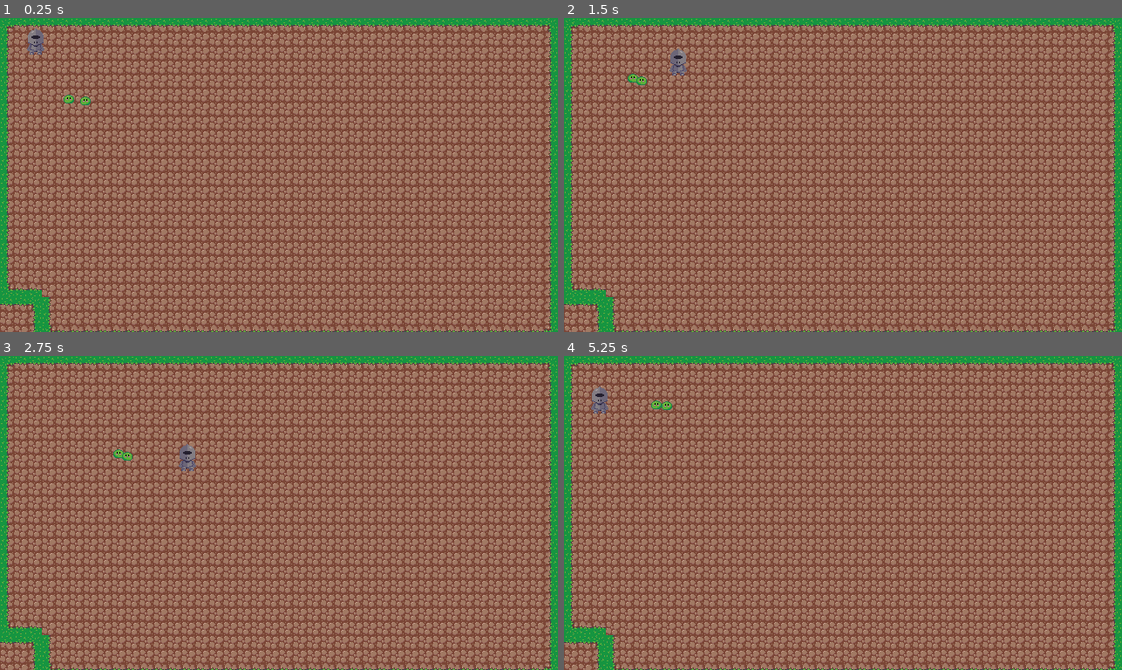
Above: before the commit, frames 1-4 (two rows, left to right).
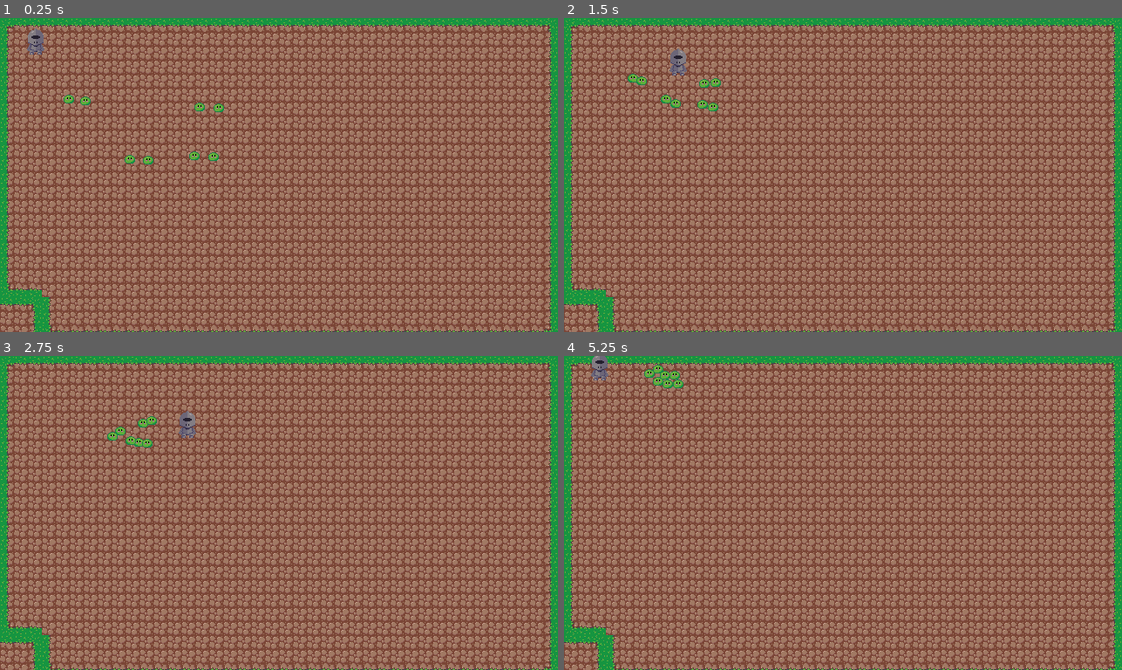
Above: after the commit, the same moments.

Repository: ClangClangBoom/slime-siege-prototype
Game: Godot game, scene res://scenes/levels/main.tscn
The game is run twice, just before and just after one commit, with the same random seed, the same clock (stepped at 60 frames per second) and the same inputs. Before the commit the project starts from res://scenes/main.tscn.
Inputs (mouse positions are in pixels of both pictures, inside the frame that each line leads up to):
- Up to frame 1 (0.25 s): no input
- Up to frame 2 (1.5 s): move the mouse to (965, 159) at 0.52 s; press the mouse at (965, 159) at 0.53 s; hold D (move_right) 0.53-1.28 s; move the mouse to (731, 190) at 1.27 s; release the mouse at (731, 190) at 1.28 s; hold S (move_down) from 1.28 s (still down); click (731, 190) at 1.35 s
- Up to frame 3 (2.75 s): move the mouse to (334, 443) at 2.02 s; release S (move_down) at 2.03 s; press the mouse at (334, 443) at 2.03 s; hold D (move_right) from 2.03 s (still down)
- Up to frame 4 (5.25 s): move the mouse to (815, 575) at 2.77 s; release D (move_right) at 2.78 s; release the mouse at (815, 575) at 2.78 s; hold W (move_up) 2.78-3.53 s; click (815, 575) at 2.85 s; move the mouse to (1010, 560) at 3.52 s; press the mouse at (1010, 560) at 3.53 s; hold A (move_left) 3.53-5.03 s; move the mouse to (675, 465) at 4.27 s; release the mouse at (675, 465) at 4.28 s; click (675, 465) at 4.35 s; move the mouse to (870, 513) at 5.02 s; press the mouse at (870, 513) at 5.03 s; hold S (move_down) from 5.03 s (still down)

The runs differ from the first frame. In frame 1, 0.3% of the frame differs, in the area x 22-41%, y 26-47%; in frame 2, 0.3%; in frame 3, 0.8%; in frame 4, 0.8%, in the area x 4-22%, y 0-19%.

Commit message:
player can now click to kill slimes and they respawn after 5s.

Diff:
--- a/project.godot
+++ b/project.godot
@@ -52,6 +52,11 @@
 "events": [Object(InputEventKey,"resource_local_to_scene":false,"resource_name":"","device":16,"window_id":0,"alt_press …(195 unchanged characters)…
 ]
 }
+player_basic_attack={
+"deadzone": 0.2,
+"events": [Object(InputEventMouseButton,"resource_local_to_scene":false,"resource_name":"","device":-1,"window_id":0,"alt_pressed":false,"shift_pressed":false,"ctrl_pressed":false,"meta_pressed":false,"button_mask":0,"position":Vector2(0, 0),"global_position":Vector2(0, 0),"factor":1.0,"button_index":1,"canceled":false,"pressed":false,"double_click":false,"script":null)
+]
+}
 
 [layer_names]
 
--- a/scenes/entities/enemy.tscn
+++ b/scenes/entities/enemy.tscn
@@ -2,8 +2,8 @@
 
 [ext_resource type="Script" uid="uid://d31gyw83qqfa6" path="res://scripts/enemy.gd" id="1_67neu"]
 [ext_resource type="Texture2D" uid="uid://bvcav2ihu787n" path="res://assets/Slime01.png" id="2_ktqfp"]
-[ext_resource type="PackedScene" uid="uid://tnem6w4amrnn" path="res://scenes/hitbox.tscn" id="3_jr1g6"]
-[ext_resource type="PackedScene" uid="uid://cuxdmgbxh55j6" path="res://scenes/hurtbox.tscn" id="4_hlb8m"]
+[ext_resource type="PackedScene" uid="uid://tnem6w4amrnn" path="res://scenes/entities/hitbox.tscn" id="3_jr1g6"]
+[ext_resource type="PackedScene" uid="uid://cuxdmgbxh55j6" path="res://scenes/entities/hurtbox.tscn" id="4_hlb8m"]
 [ext_resource type="Script" uid="uid://b5evnqv1i2b0t" path="res://scripts/health_component.gd" id="5_4fpkd"]
 
 [sub_resource type="CapsuleShape2D" id="CapsuleShape2D_t5xhs"]
@@ -27,7 +27,6 @@
 [node name="Hitbox" parent="." unique_id=1122523899 instance=ExtResource("3_jr1g6")]
 
 [node name="Hurtbox" parent="." unique_id=1912894453 node_paths=PackedStringArray("health_component") instance=ExtResource("4_hlb8m")]
-visible = false
 position = Vector2(0, 8)
 collision_layer = 8
 collision_mask = 0
--- a/scenes/hitbox.tscn
+++ b/scenes/entities/hitbox.tscn
@@ -3,7 +3,7 @@
 [ext_resource type="Script" uid="uid://dyb4ugh1deiwu" path="res://scripts/hitbox.gd" id="1_0vdsg"]
 
 [sub_resource type="RectangleShape2D" id="RectangleShape2D_ai34y"]
-size = Vector2(34, 36)
+size = Vector2(34, 29)
 
 [node name="Hitbox" type="Area2D" unique_id=1122523899]
 collision_layer = 0
@@ -12,5 +12,4 @@
 script = ExtResource("1_0vdsg")
 
 [node name="CollisionShape2D" type="CollisionShape2D" parent="." unique_id=1192982083]
-position = Vector2(0, 6)
 shape = SubResource("RectangleShape2D_ai34y")
--- a/scenes/entities/player.tscn
+++ b/scenes/entities/player.tscn
@@ -2,25 +2,26 @@
 
 [ext_resource type="Script" uid="uid://bfwsuf3jhexg" path="res://scripts/player.gd" id="1_08t41"]
 [ext_resource type="Texture2D" uid="uid://bygyejv7rfyd4" path="res://assets/Knight.png" id="2_1ie0h"]
-[ext_resource type="PackedScene" uid="uid://cuxdmgbxh55j6" path="res://scenes/hurtbox.tscn" id="3_5u6hq"]
+[ext_resource type="PackedScene" uid="uid://cuxdmgbxh55j6" path="res://scenes/entities/hurtbox.tscn" id="3_5u6hq"]
 [ext_resource type="Script" uid="uid://b5evnqv1i2b0t" path="res://scripts/health_component.gd" id="3_42nxq"]
+[ext_resource type="Script" uid="uid://dyb4ugh1deiwu" path="res://scripts/hitbox.gd" id="3_d4qa6"]
 
-[sub_resource type="AtlasTexture" id="AtlasTexture_g2els"]
+[sub_resource type="AtlasTexture" id="AtlasTexture_5u6hq"]
 atlas = ExtResource("2_1ie0h")
-region = Rect2(0, 0, 24, 48)
+region = Rect2(0, 0, 48, 48)
 
-[sub_resource type="AtlasTexture" id="AtlasTexture_qhqgy"]
+[sub_resource type="AtlasTexture" id="AtlasTexture_d4qa6"]
 atlas = ExtResource("2_1ie0h")
-region = Rect2(24, 0, 24, 48)
+region = Rect2(48, 0, 48, 48)
 
 [sub_resource type="SpriteFrames" id="SpriteFrames_ai34y"]
 animations = [{
 "frames": [{
 "duration": 1.0,
-"texture": SubResource("AtlasTexture_g2els")
+"texture": SubResource("AtlasTexture_5u6hq")
 }, {
 "duration": 1.0,
-"texture": SubResource("AtlasTexture_qhqgy")
+"texture": SubResource("AtlasTexture_d4qa6")
 }],
 "loop": 1,
 "name": &"idle",
@@ -33,6 +34,9 @@
 
 [sub_resource type="CapsuleShape2D" id="CapsuleShape2D_ai34y"]
 height = 20.0
+
+[sub_resource type="RectangleShape2D" id="RectangleShape2D_ai34y"]
+size = Vector2(52, 30)
 
 [node name="Player" type="CharacterBody2D" unique_id=2032196196 groups=["player"]]
 script = ExtResource("1_08t41")
@@ -48,6 +52,11 @@
 position = Vector2(0, -6)
 shape = SubResource("CapsuleShape2D_g2els")
 
+[node name="HealthComponent" type="Node" parent="." unique_id=1375355275]
+script = ExtResource("3_42nxq")
+max_health = 100
+metadata/_custom_type_script = "uid://b5evnqv1i2b0t"
+
 [node name="Hurtbox" parent="." unique_id=1912894453 node_paths=PackedStringArray("health_component") instance=ExtResource("3_5u6hq")]
 collision_mask = 0
 health_component = NodePath("../HealthComponent")
@@ -56,7 +65,16 @@
 position = Vector2(0, -9)
 shape = SubResource("CapsuleShape2D_ai34y")
 
-[node name="HealthComponent" type="Node" parent="." unique_id=1375355275]
-script = ExtResource("3_42nxq")
-max_health = 100
-metadata/_custom_type_script = "uid://b5evnqv1i2b0t"
+[node name="HitboxPivot" type="Node2D" parent="." unique_id=616160861]
+position = Vector2(0, -10)
+
+[node name="SwordHitbox" type="Area2D" parent="HitboxPivot" unique_id=1749034266]
+collision_layer = 0
+collision_mask = 8
+script = ExtResource("3_d4qa6")
+damage = 5
+metadata/_custom_type_script = "uid://dyb4ugh1deiwu"
+
+[node name="CollisionShape2D" type="CollisionShape2D" parent="HitboxPivot/SwordHitbox" unique_id=1191569895]
+position = Vector2(0, 23)
+shape = SubResource("RectangleShape2D_ai34y")
--- a/scenes/main.tscn
+++ b/scenes/levels/main.tscn
@@ -25,11 +25,29 @@
 tile_map_data = PackedByteArray("AAAAAAAAAAAAAAAAAAABAAAAAAABAAAAAAACAAAAAAABAAAAAAADAAAAAAABAAAAAAAEAAAAAAABAAAAAAAFAA …(14640 unchanged characters)…
 tile_set = SubResource("TileSet_ai34y")
 
-[node name="Enemy" parent="." unique_id=1969994283 instance=ExtResource("2_sugp2")]
+[node name="Enemy" parent="." unique_id=1969994283 instance=ExtResource("2_j4d2a")]
 position = Vector2(90, 106)
 
-[node name="Enemy2" parent="." unique_id=296941024 instance=ExtResource("2_sugp2")]
+[node name="Enemy2" parent="." unique_id=296941024 instance=ExtResource("2_j4d2a")]
 position = Vector2(112, 106)
 
-[node name="Player" parent="." unique_id=2032196196 instance=ExtResource("4_jyhfs")]
+[node name="Enemy3" parent="." unique_id=883213126 instance=ExtResource("2_j4d2a")]
+position = Vector2(239, 166)
+
+[node name="Enemy4" parent="." unique_id=578966790 instance=ExtResource("2_j4d2a")]
+position = Vector2(261, 166)
+
+[node name="Enemy5" parent="." unique_id=1282014444 instance=ExtResource("2_j4d2a")]
+position = Vector2(247, 106)
+
+[node name="Enemy6" parent="." unique_id=1293561203 instance=ExtResource("2_j4d2a")]
+position = Vector2(269, 106)
+
+[node name="Enemy7" parent="." unique_id=1112335834 instance=ExtResource("2_j4d2a")]
+position = Vector2(162, 174)
+
+[node name="Enemy8" parent="." unique_id=838264126 instance=ExtResource("2_j4d2a")]
+position = Vector2(184, 174)
+
+[node name="Player" parent="." unique_id=2032196196 instance=ExtResource("3_u81e1")]
 position = Vector2(41, 42)
--- a/scripts/enemy.gd
+++ b/scripts/enemy.gd
@@ -1,13 +1,47 @@
 extends CharacterBody2D
 
+var is_dead: bool = false
 var speed = 75
 var player: Node2D # or CharacterBody2D / CharacterBody3D
+
+@onready var health_component: Node = $HealthComponent
+@onready var sprite: Sprite2D = $Sprite2D
+@onready var collision: CollisionShape2D = $CollisionShape2D
 
 func _ready():
 	#Finds the player automatically when the enmy enters the game
 	player = get_tree().get_first_node_in_group("player")
+	#hook up listening compononent for death
+	health_component.died.connect(_on_died)
+
+func _on_died() -> void:
+	print("Slime is reacting to its death")
+	is_dead = true
+
+	#turn off visuals and physics
+	sprite.visible = false
+	collision.set_deferred("disabled", true)
+
+	#respawning logic?
+	await get_tree().create_timer(5.0).timeout
+	respawn()
+
+func respawn() -> void:
+	#reset health back to max through health component
+	health_component.current_health = health_component.max_health
+
+	#bring visuals and physics back
+	sprite.visible = true
+	collision.set_deferred("disabled", false)
+	is_dead = false
+
+	print("Slime respawn")
 
 func _physics_process(delta: float) -> void:
+	#if the slime is dead, skip all movement and chase logic
+	if is_dead:
+		return
+
 	if is_instance_valid(player):
 		#calculate direction to player
 		var direction = (player.global_position - global_position).normalized()
--- a/scripts/health_component.gd
+++ b/scripts/health_component.gd
@@ -16,3 +16,9 @@
 
 	if current_health <= 0:
 		died.emit()
+
+func die() -> void:
+	print("Entity died")
+	died.emit()
+
+	get_parent().queue_free()
--- a/scripts/hitbox.gd
+++ b/scripts/hitbox.gd
@@ -7,11 +7,6 @@
 	area_entered.connect(_on_area_entered)
 
 func _on_area_entered(area: Area2D) -> void:
-	print("Hitbox has touched: ", area.name) #
-
 	#check if the area we touched is an instance of hurtbox class
 	if area is Hurtbox:
-		print("It's a hurtbox! calling take_damage") #
 		area.take_damage(damage)
-	else:
-		print("NOT a hurtbox it is a: ", area.get_class(), "with script: ", area.get_script())
--- a/scripts/hurtbox.gd
+++ b/scripts/hurtbox.gd
@@ -7,8 +7,5 @@
 	return
 
 func take_damage(damage: int) -> void:
-	print("Ow")
 	if health_component:
 		health_component.apply_damage(damage)
-	else:
-		print("WARNING: hurtbox has no healthcomponent assigned in inspector")
--- a/scripts/player.gd
+++ b/scripts/player.gd
@@ -1,18 +1,49 @@
 extends CharacterBody2D
 
-const SPEED = 120.0
+@export var speed: float = 120.0
+
+@onready var hitbox_pivot: Node2D = $HitboxPivot
+@onready var sword_collision: CollisionShape2D = $HitboxPivot/SwordHitbox/CollisionShape2D
+
+var last_direction: Vector2 = Vector2.DOWN
+
+func _ready() -> void:
+	#start with the sword inactive so it doesn't hit things constantly
+	sword_collision.disabled = true
+
+func _unhandled_input(event: InputEvent) -> void:
+	if event.is_action_pressed("player_basic_attack"):
+		swing_sword()
+
+func swing_sword() -> void:
+	print("Swung sword!")
+
+	#rotate the pivot depending on facing direction
+	if last_direction == Vector2.RIGHT:
+		hitbox_pivot.rotation_degrees = 270
+	elif last_direction == Vector2.DOWN:
+		hitbox_pivot.rotation_degrees = 0
+	elif last_direction == Vector2.LEFT:
+		hitbox_pivot.rotation_degrees = 90
+	elif last_direction == Vector2.UP:
+		hitbox_pivot.rotation_degrees = 180
+
+	#enable the collision briefly
+	sword_collision.disabled = false
+	#wait a second for an active frame
+	await get_tree().create_timer(0.1).timeout
+	sword_collision.disabled = true
 
 func _physics_process(delta: float) -> void:
+	# Get the input direction and handle the movement/deceleration.
+	var direction := Input.get_vector("move_left", "move_right", "move_up", "move_down")
 
-	# Get the input direction and handle the movement/deceleration.
-	# As good practice, you should replace UI actions with custom gameplay actions.
-	var direction := Input.get_vector("move_left", "move_right", "move_up", "move_down")
+	velocity = direction * speed
+	move_and_slide()
+
+	#if the player is actually moving update last known direction
 	if direction != Vector2.ZERO:
-		velocity = direction * SPEED
-	else:
-		velocity = velocity.move_toward(Vector2.ZERO, SPEED)
-
-	move_and_slide()
+		last_direction = direction
 
 	#optional flip sprite
 	if direction.x != 0:
Binary file changed: assets/Knight.png
Renamed: scenes/hurtbox.tscn -> scenes/entities/hurtbox.tscn
Not shown: 1 places in scenes/levels/main.tscn that only renumber resources
